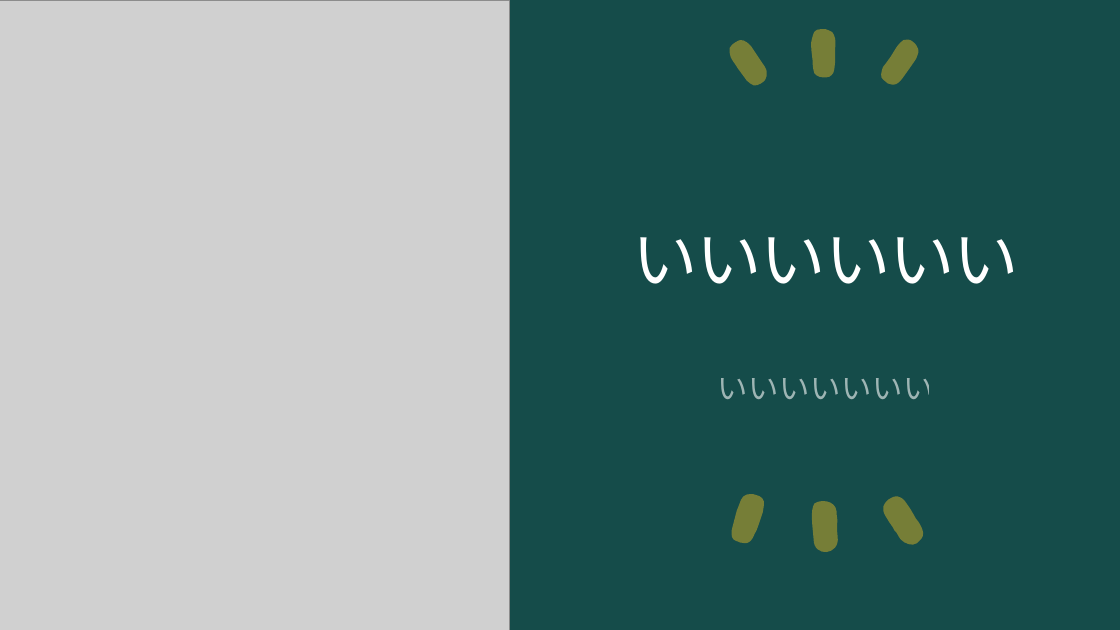
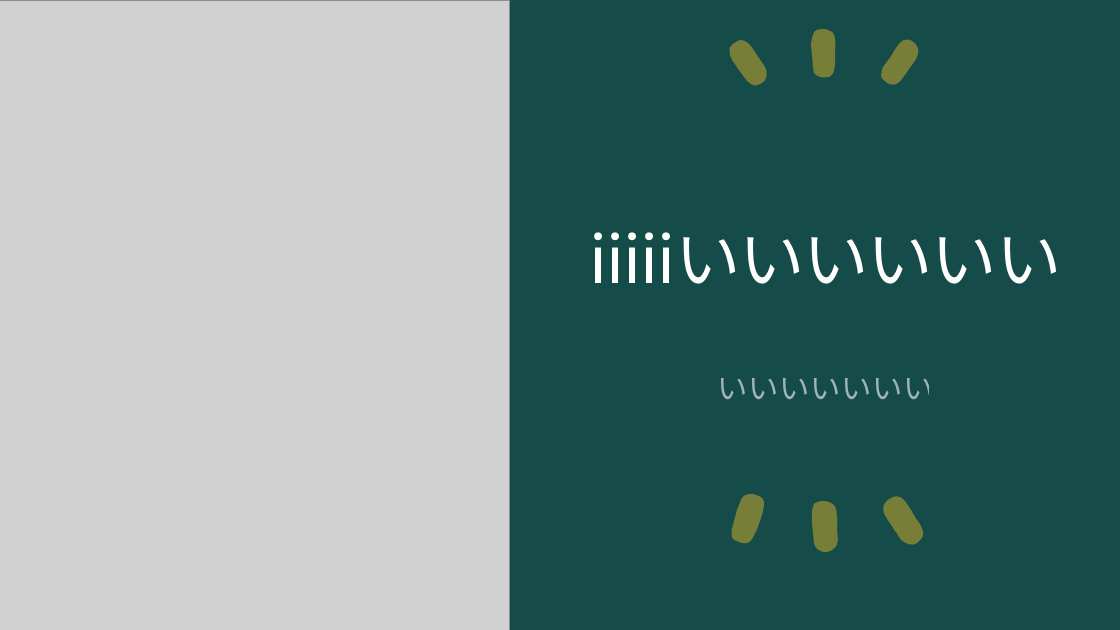
Before and after one commit to ogawa3427/utils, a slide deck: slide 1 of 2024answer/answer.pptx. Drawn at 1120x630 pixels with LibreOffice and Linux fonts; fonts in the diff are those of the drawing; grey boxes stand for pictures. Boxes give left, top, right and bottom in pixels: in the first picture for what was removed or moved away, otherwise in the second. Text is boxed around its words. In the diff, an @@ line names an element or a change of style, - is before the commit and + after.

```diff
--- a/2024answer/answer.pptx
+++ b/2024answer/answer.pptx
@@ title at [590,232,1062,284]: text changed @@
-いいいいいい
+iiiiiいいいいいい
```
Also in this commit, not shown: 1 other file.
